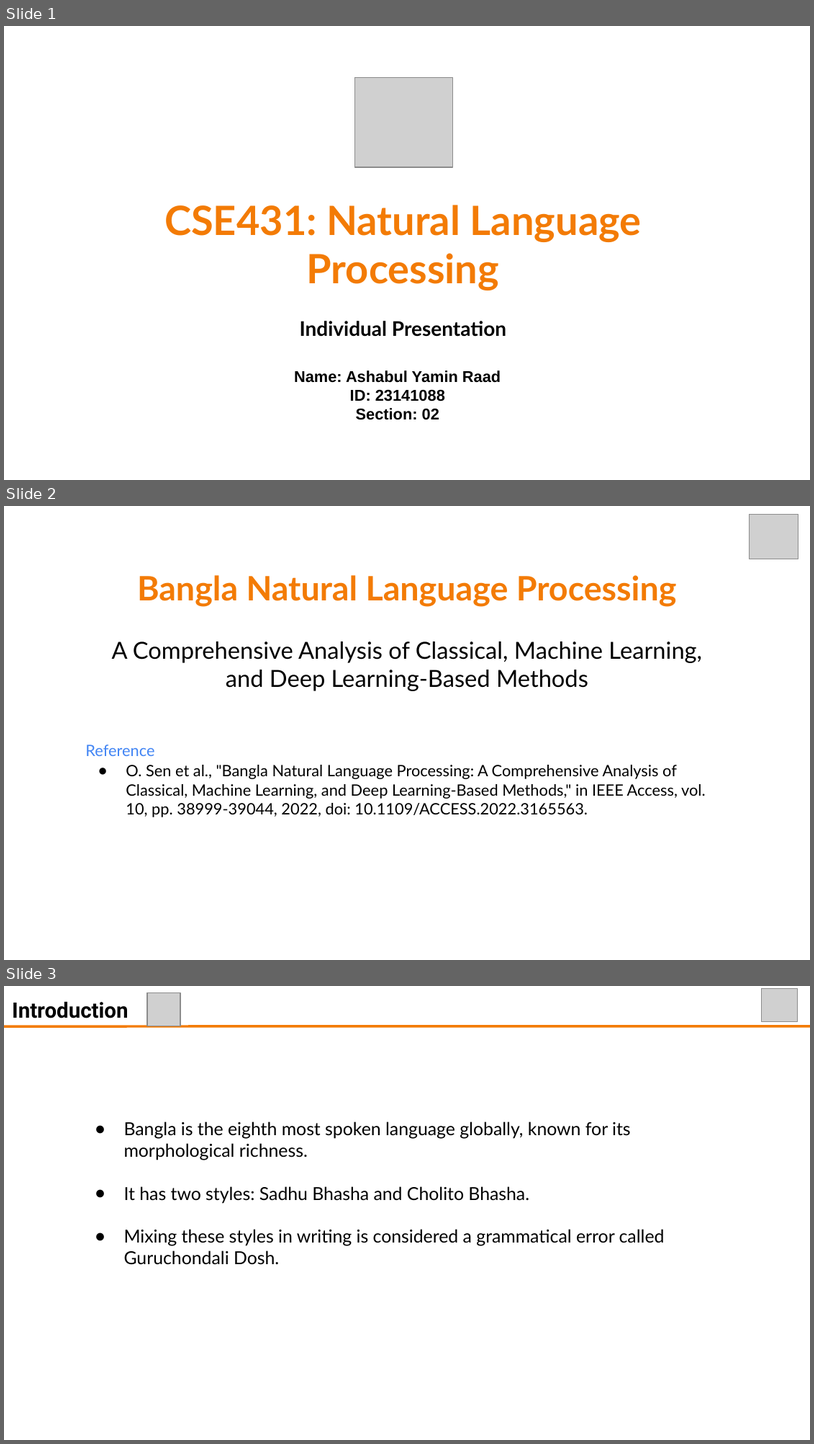
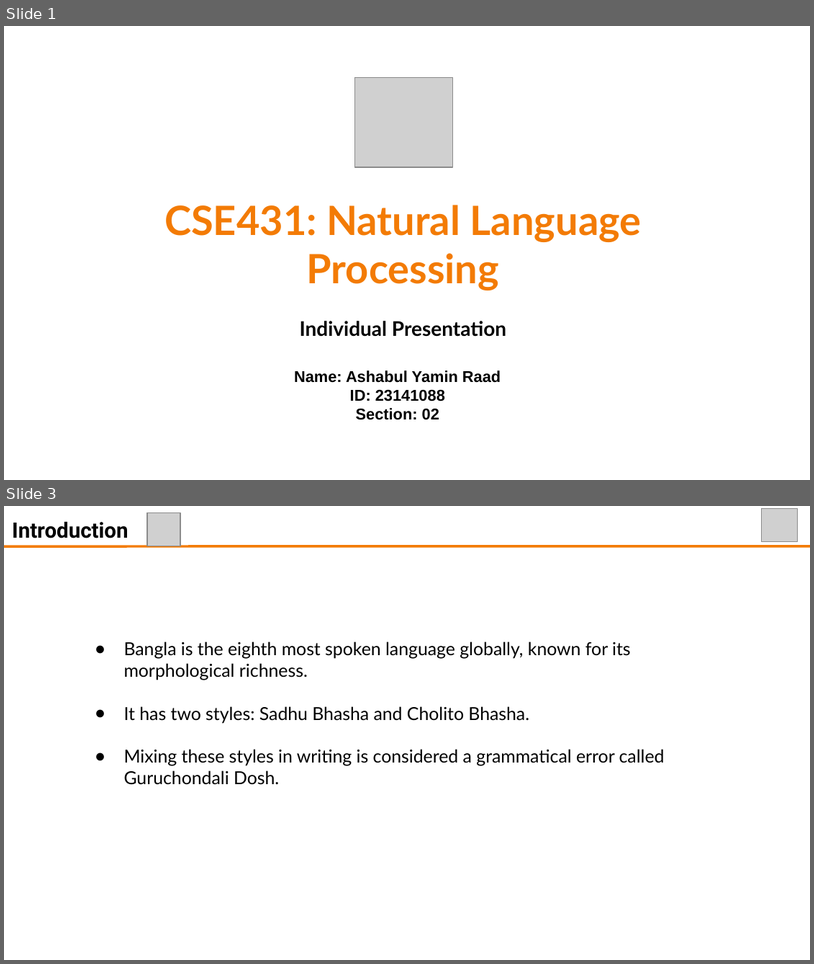
Before and after one commit to Raad05/cse431, a slide deck: Submission02/Submission02.pptx. Shown one above the other, each under a label of ours: slides 1, 2 and 3 before the commit, slides 1 and 3 after it; the slides between them are not shown. The pictures are 814x1444 and 814x964 pixels, drawn with LibreOffice and Linux fonts; fonts in the diff are those of the drawing; grey boxes stand for pictures. Boxes give left, top, right and bottom in pixels: in the first picture for what was removed or moved away, otherwise in the second. Text is boxed around its words. In the diff, an @@ line names an element or a change of style, - is before the commit and + after.

```diff
--- a/Submission02/Submission02.pptx
+++ b/Submission02/Submission02.pptx
@@ slide 2 removed at [4, 506, 810, 960], background #FFFFFF @@
@@ picture removed at [749, 514, 798, 559] @@
@@ text removed at [137, 575, 677, 607] @@
-Bangla Natural Language Processing
@@ text removed at [112, 641, 702, 691] @@
-A Comprehensive Analysis of Classical, Machine Learning, and Deep Learning-Based Methods
@@ text removed at [85, 744, 706, 817] @@
-Reference
-● O. Sen et al., "Bangla Natural Language Processing: A Comprehensive Analysis of Classical, Machine Learning, and Deep Learning-Based Methods," in IEEE Access, vol. 10, pp. 38999-39044, 2022, doi: 10.1109/ACCESS.2022.3165563.
```
Also in this commit, not shown: 1 slide added, 2 other files.
